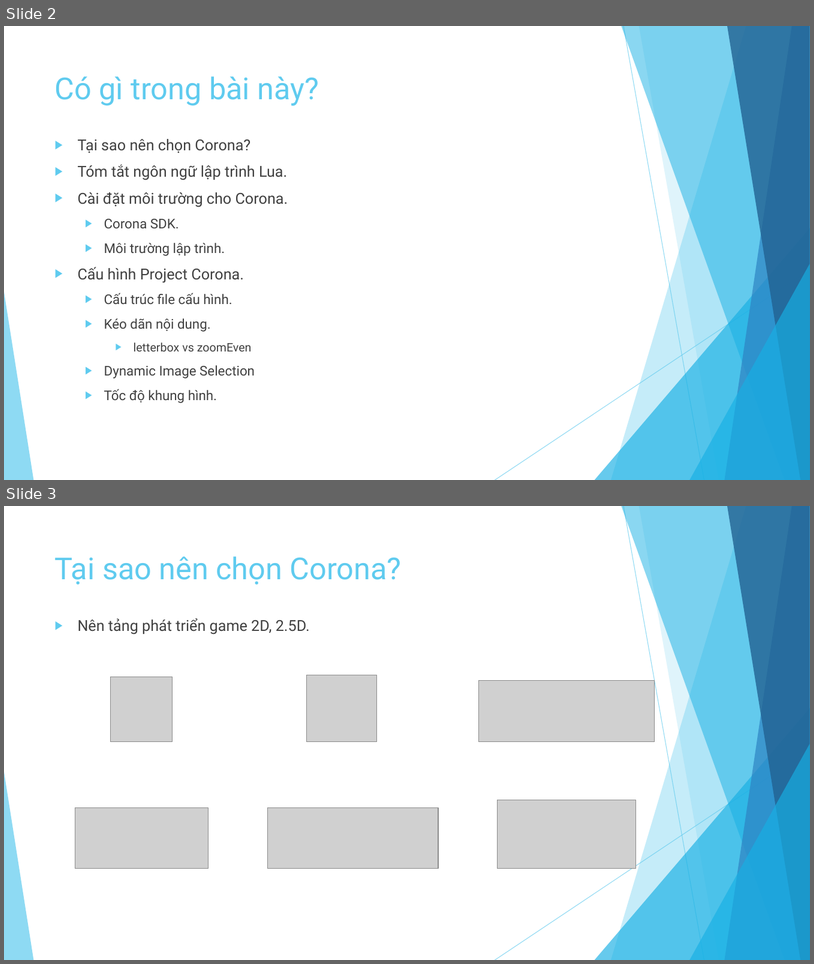
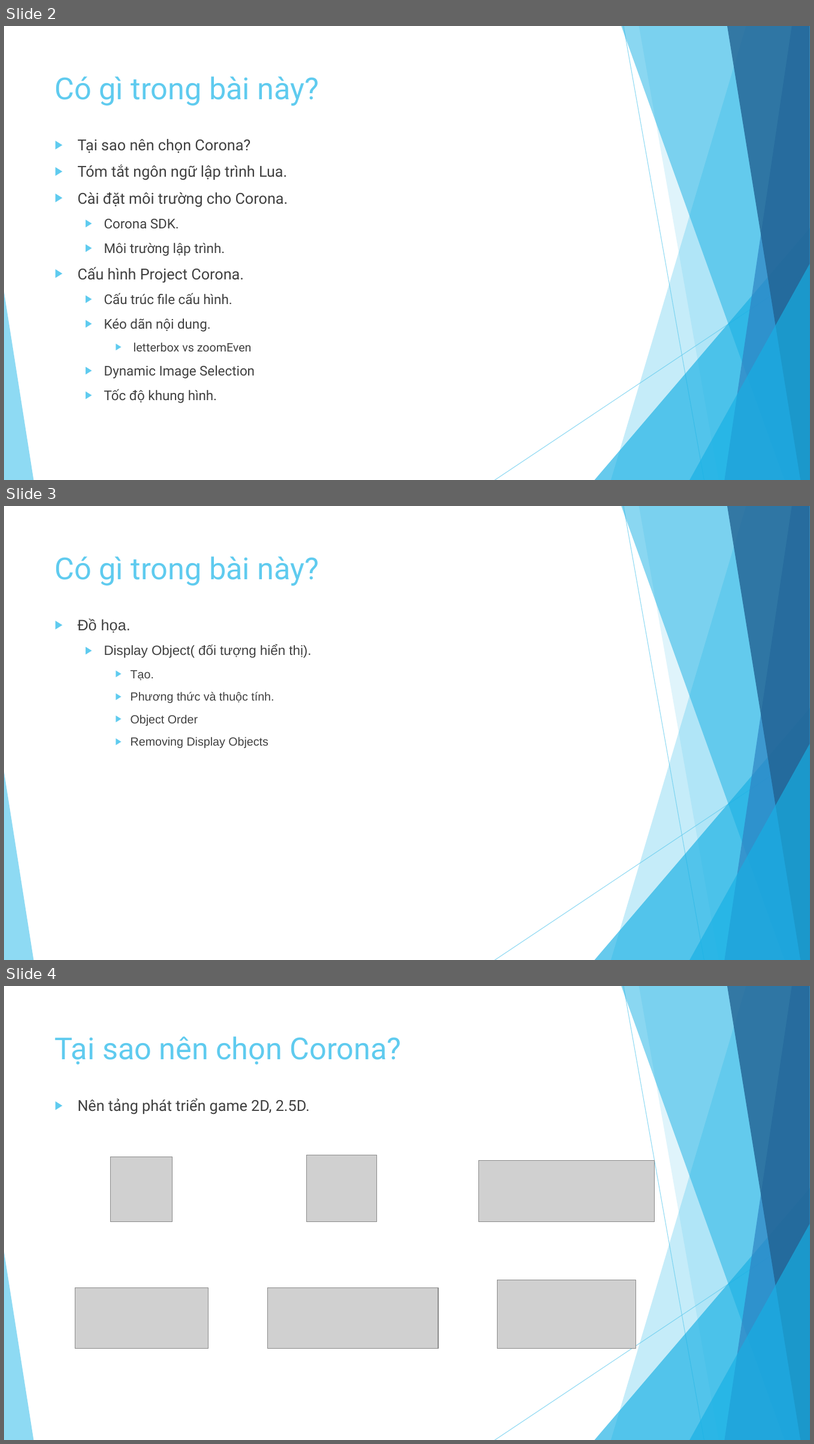
Before and after one commit to ndthanhdev/TDT-Spring-2017, a slide deck: Corona/Presentation1.pptx. Shown one above the other, each under a label of ours: slides 2 and 3 before the commit, slides 2, 3 and 4 after it. The pictures are 814x964 and 814x1444 pixels, drawn with LibreOffice and Linux fonts; fonts in the diff are those of the drawing; grey boxes stand for pictures. Boxes give left, top, right and bottom in pixels: in the first picture for what was removed or moved away, otherwise in the second. Text is boxed around its words. In the diff, an @@ line names an element or a change of style, - is before the commit and + after.

```diff
--- a/Corona/Presentation1.pptx
+++ b/Corona/Presentation1.pptx
@@ slide 3 added at <box>4,506,810,960</box>, background #FFFFFF; not listed: 10 template elements that a slide beside it also shows @@
@@ title added at <box>55,556,320,586</box>, 36 pt, text #5FCBEF @@
+Có gì trong bài này?
@@ text added at <box>78,618,311,748</box>, 14 pt, text #404040 @@
+▶ Đồ họa.
+  ▶ Display Object( đối tượng hiển thị).
+    ▶ Tạo.
+    ▶ Phương thức và thuộc tính.
+    ▶ Object Order
+    ▶ Removing Display Objects
@@ what was slide 3 is now slide 4 @@
```
Also in this commit, not shown: 1 slide changed, 10 other slides added, 1 other file.
